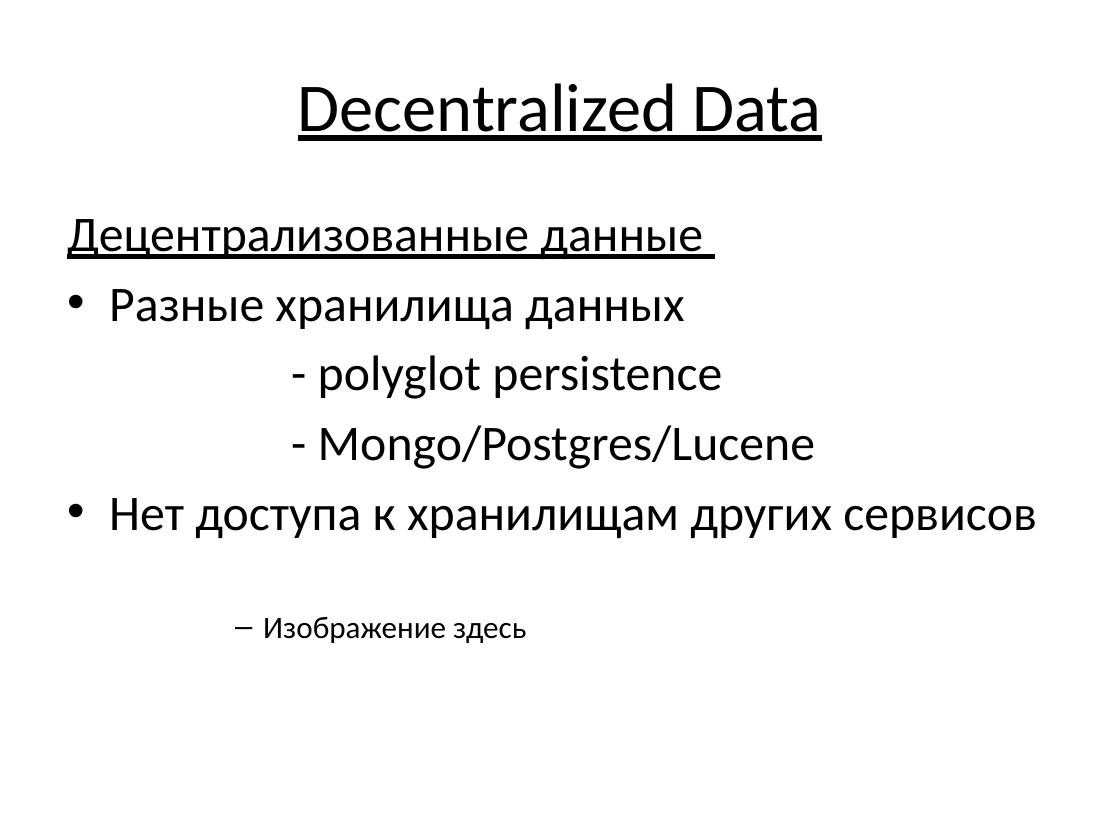
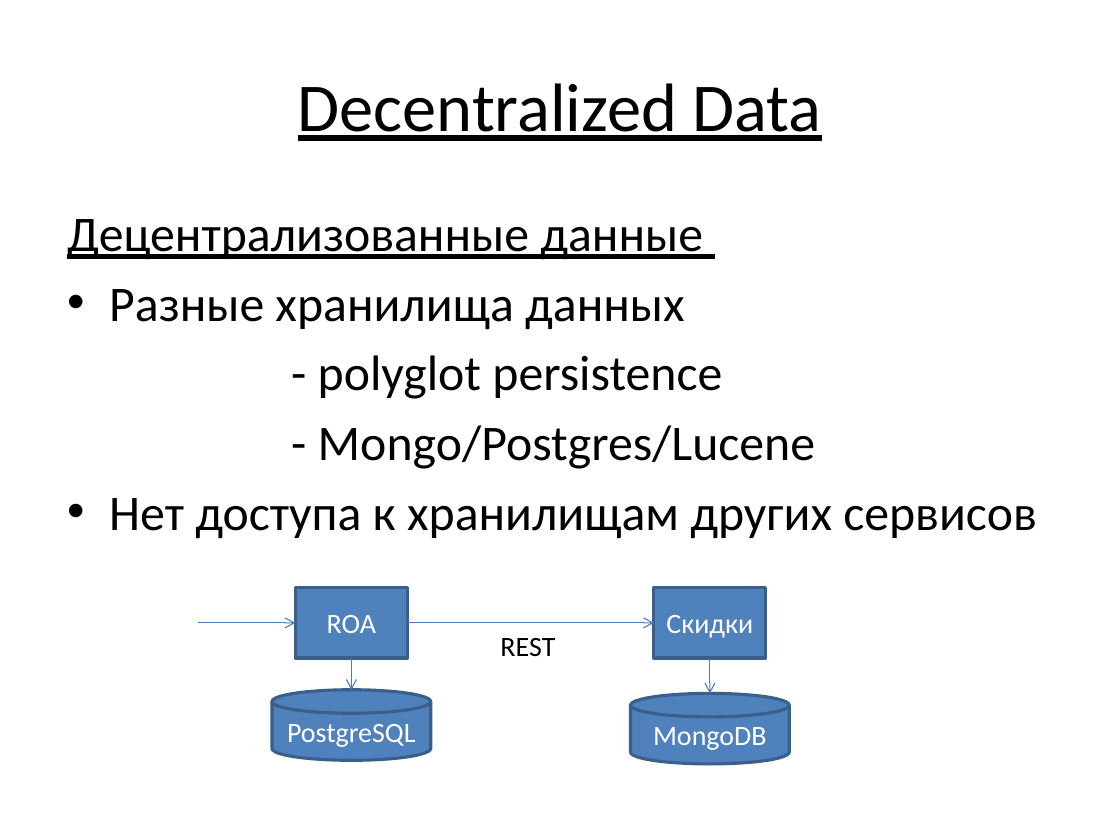
Before and after one commit to vitali-kviatkouski/personal, a slide deck: slide 14 of Microservices.pptx (slide 13 before the commit). Drawn at 1120x840 pixels with LibreOffice and Linux fonts; fonts in the diff are those of the drawing. Boxes give left, top, right and bottom in pixels: in the first picture for what was removed or moved away, otherwise in the second. Text is boxed around its words. In the diff, an @@ line names an element or a change of style, - is before the commit and + after.

```diff
--- a/Microservices.pptx
+++ b/Microservices.pptx
@@ rectangle added at bbox=[296, 588, 408, 659], fill #4F81BD, outline #3A5F8C 2 pt, 18 pt, text #FFFFFF @@
+ROA
@@ rectangle added at bbox=[654, 588, 766, 659], fill #4F81BD, outline #3A5F8C 2 pt, 18 pt, text #FFFFFF @@
+Скидки
@@ arrow added from (198, 623) to (296, 623), #4B7EBC 0.75 pt @@
@@ text at bbox=[263, 617, 526, 643]: paragraph removed @@
-      – Изображение здесь
@@ arrow added from (408, 623) to (654, 623), #4B7EBC 0.75 pt @@
@@ arrow added from (352, 659) to (352, 690), #4B7EBC 0.75 pt @@
@@ text added at bbox=[500, 638, 555, 656], 18 pt, text #000000 @@
+REST
@@ arrow added from (710, 659) to (710, 693), #4B7EBC 0.75 pt @@
@@ cylinder added at bbox=[272, 690, 431, 760], fill #4F81BD, outline #3A5F8C 2 pt, 18 pt, text #FFFFFF @@
+PostgreSQL
@@ cylinder added at bbox=[631, 693, 790, 764], fill #4F81BD, outline #3A5F8C 2 pt, 18 pt, text #FFFFFF @@
+MongoDB
```
Also in this commit, not shown: 8 other slides changed, 5 slides added, 1 slide removed.
